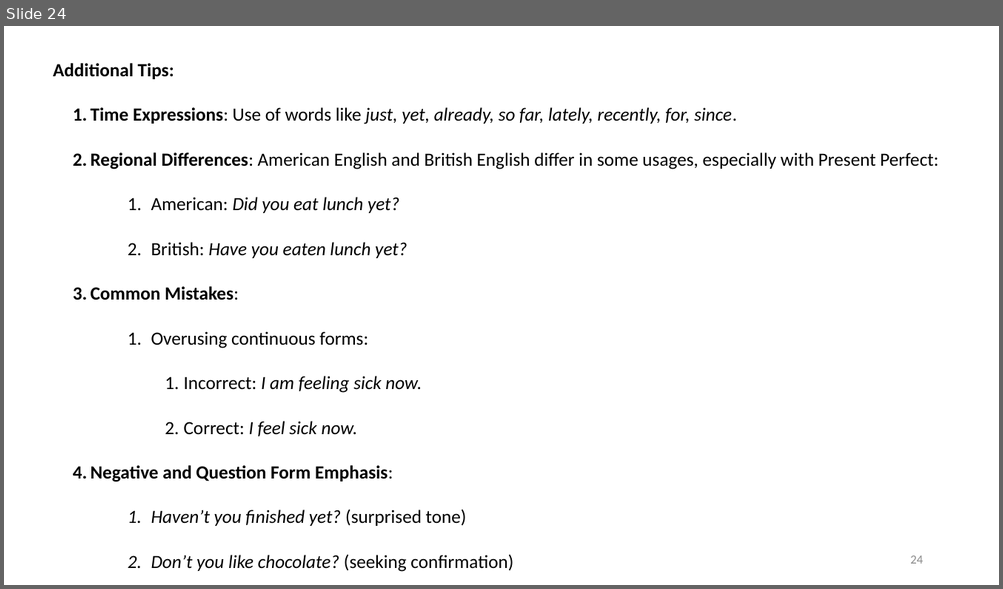
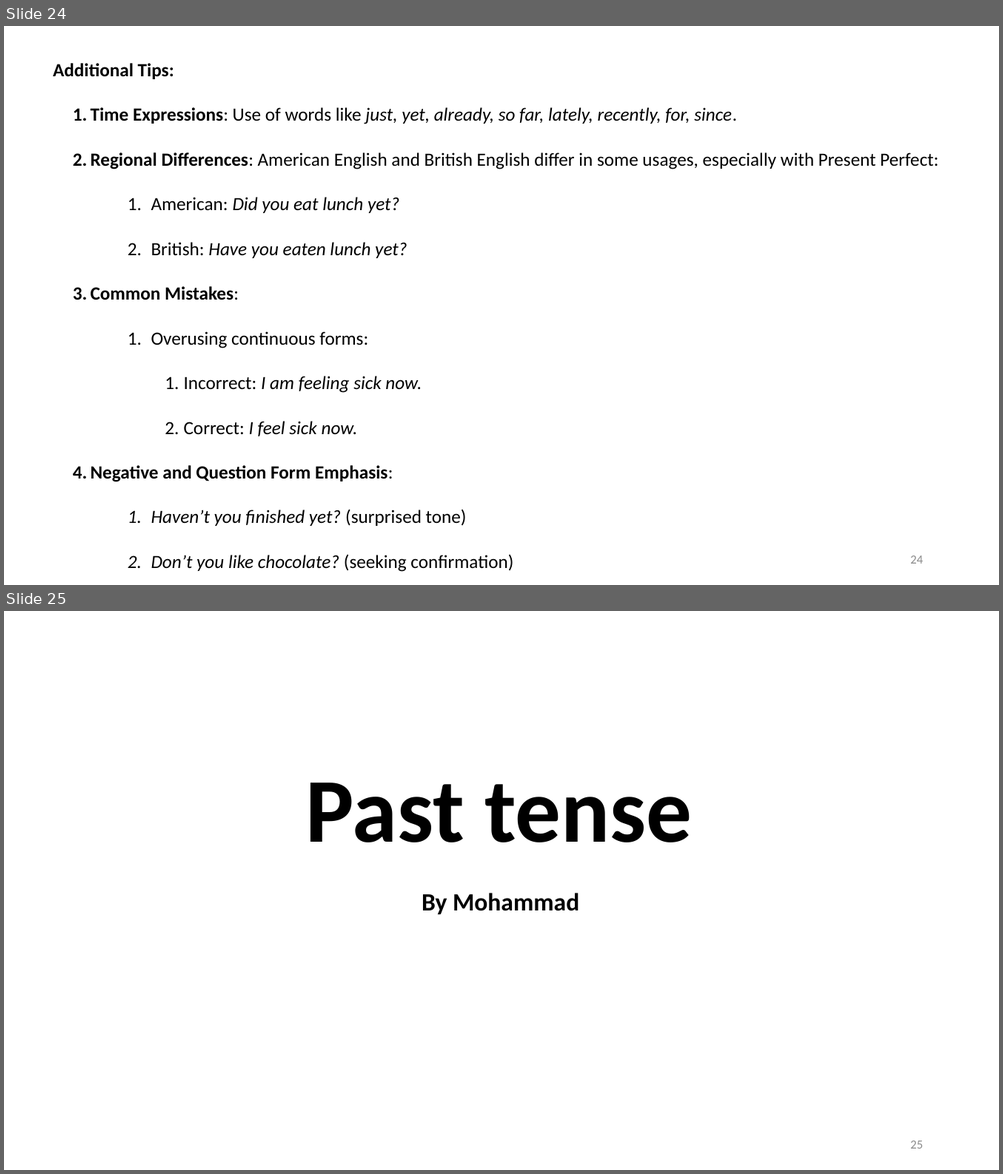
Before and after one commit to mmmovahed/English_grammer_self_study, a slide deck: English.pptx. Shown one above the other, each under a label of ours: slide 24 before the commit, slides 24 and 25 after it. The pictures are 1003x589 and 1003x1174 pixels, drawn with LibreOffice and Linux fonts; fonts in the diff are those of the drawing. Boxes give left, top, right and bottom in pixels: in the first picture for what was removed or moved away, otherwise in the second. Text is boxed around its words. In the diff, an @@ line names an element or a change of style, - is before the commit and + after.

Commit message:
Past tense.

```diff
--- a/English.pptx
+++ b/English.pptx
@@ slide 25 added at <box>4,611,999,1170</box>, background #FFFFFF @@
@@ text added at <box>306,783,692,843</box>, 88 pt, text #000000, bold @@
+Past tense
@@ text added at <box>421,893,579,915</box>, 24 pt, text #000000, bold @@
+By Mohammad
@@ page number added at <box>910,1141,922,1149</box>, 12 pt, text #8C8C8C @@
+25
```
Also in this commit, not shown: 16 other slides added.
